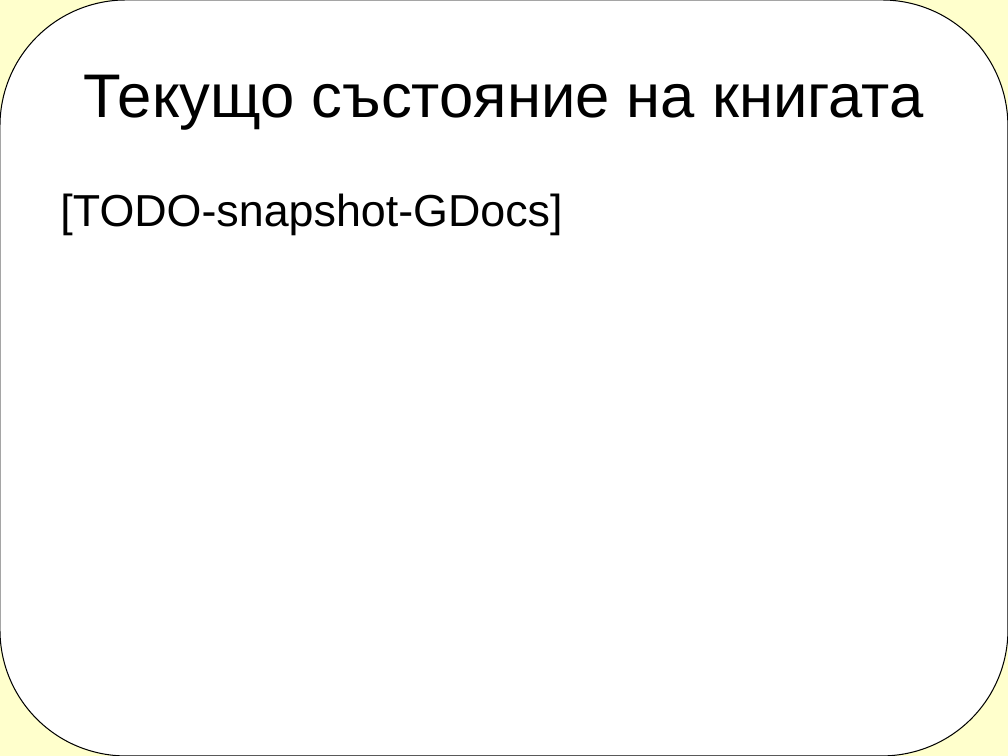
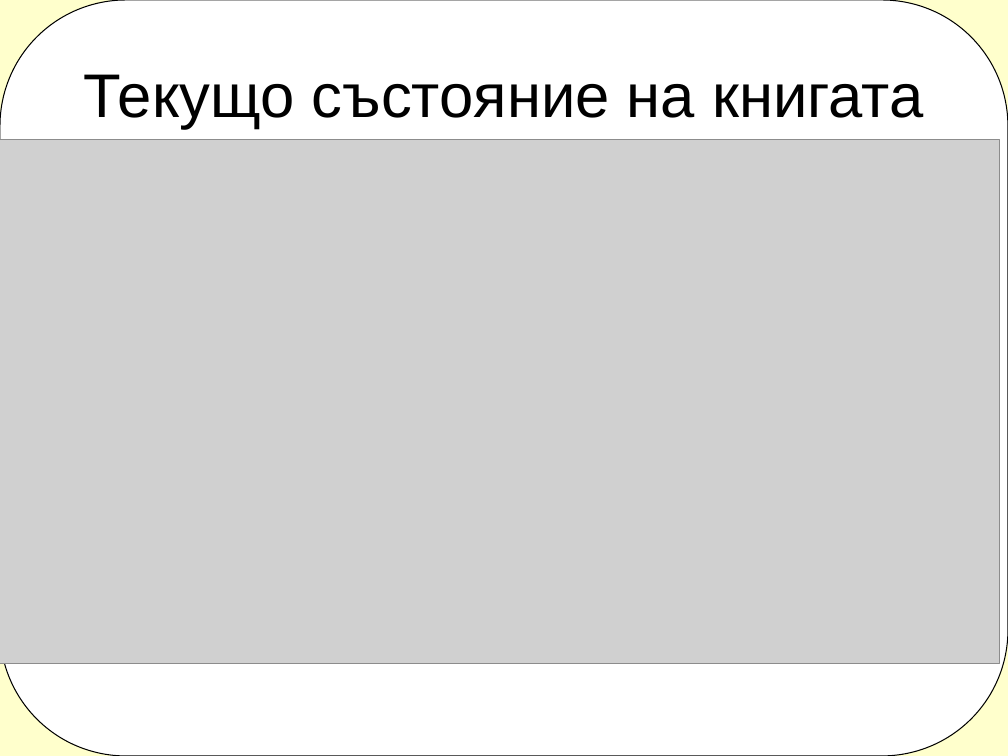
Before and after one commit to uamartins/design-patterns-book, a slide deck: slide 6 of meetings/2012-09-30/meeting-4.ppt. Drawn at 1008x756 pixels with LibreOffice and Linux fonts; fonts in the diff are those of the drawing; grey boxes stand for pictures. Boxes give left, top, right and bottom in pixels: in the first picture for what was removed or moved away, otherwise in the second. Text is boxed around its words. In the diff, an @@ line names an element or a change of style, - is before the commit and + after.

```diff
--- a/meetings/2012-09-30/meeting-4.ppt
+++ b/meetings/2012-09-30/meeting-4.ppt
@@ picture added at (x1=0, y1=140, x2=1000, y2=664) @@
@@ text removed at (x1=60, y1=193, x2=562, y2=235) @@
-[TODO-snapshot-GDocs]
```
Also in this commit, not shown: 5 other slides changed.
